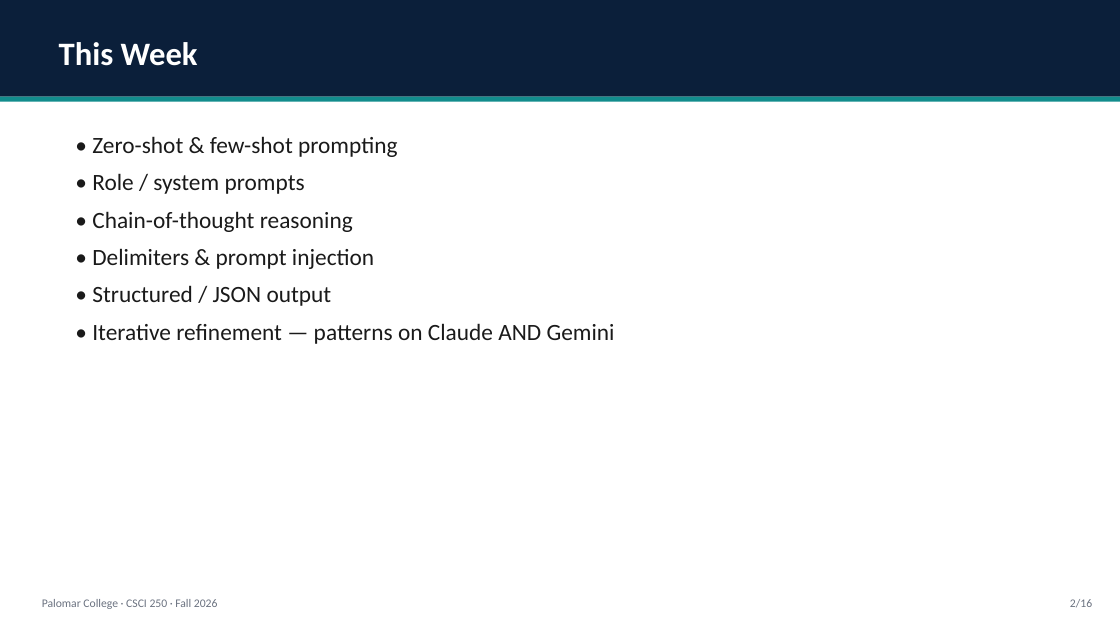
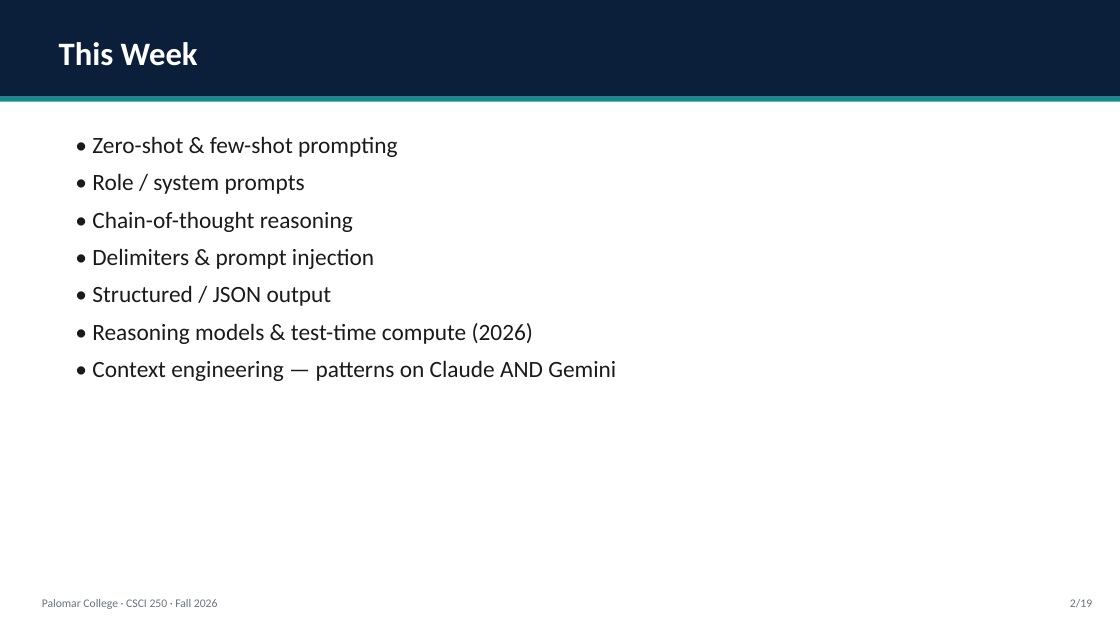
Before and after one commit to gheniabla/intro2ai, a slide deck: slide 2 of CSCI250-Fall2026/content/Week09_Prompt-Engineering/slides.pptx. Drawn at 1120x630 pixels with LibreOffice and Linux fonts; fonts in the diff are those of the drawing. Boxes give left, top, right and bottom in pixels: in the first picture for what was removed or moved away, otherwise in the second. Text is boxed around its words. In the diff, an @@ line names an element or a change of style, - is before the commit and + after.

Commit message:
Benchmark pass: add 2026-current content and close design gaps
After benchmarking vs comparable accessible courses and top university
offerings, add the high-value improvements reviewers identified:
- Week 9: reasoning models / test-time compute + context-engineering framing
- Week 11: modern RAG (hybrid search + reranking + Contextual Retrieval +
  agentic RAG) with a hands-on hybrid/rerank notebook
- Week 13: hands-on MCP server/client notebook, agent-memory taxonomy, MCP
  security, guardrails wired into the deployable Flask app, max_turns demo
- Week 16: post-training ladder (SFT -> DPO -> GRPO) named
- Week 17: judge-bias coverage + broadened Responsible AI section
- Week 15: provenance/watermarking (SynthID, C2PA)
- Week 5: self-check asserts, k-NN scaling demo, coefficient interpretation
- Week 8: de-risked pacing (concepts-first framing, lighter capstone start)
- Responsible AI added as an explicit course objective; model IDs normalized

```diff
--- a/CSCI250-Fall2026/content/Week09_Prompt-Engineering/slides.pptx
+++ b/CSCI250-Fall2026/content/Week09_Prompt-Engineering/slides.pptx
@@ text at (x1=92, y1=323, x2=616, y2=381): text changed @@
-• Iterative refinement — patterns on Claude AND Gemini
+• Reasoning models & test-time compute (2026)
+• Context engineering — patterns on Claude AND Gemini
```
Also in this commit, not shown: 11 other slides changed, 3 slides added, 51 other files.
